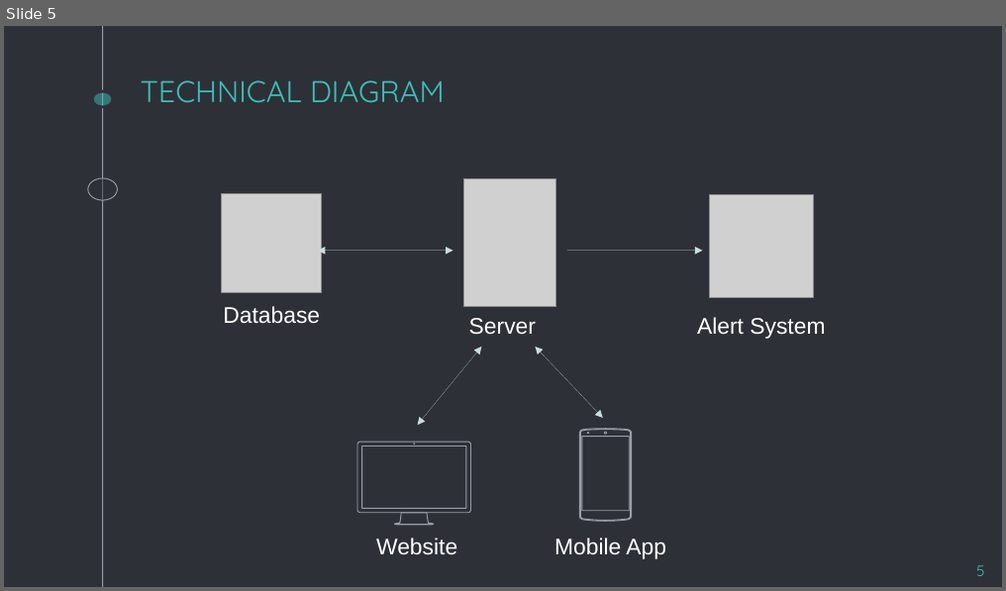
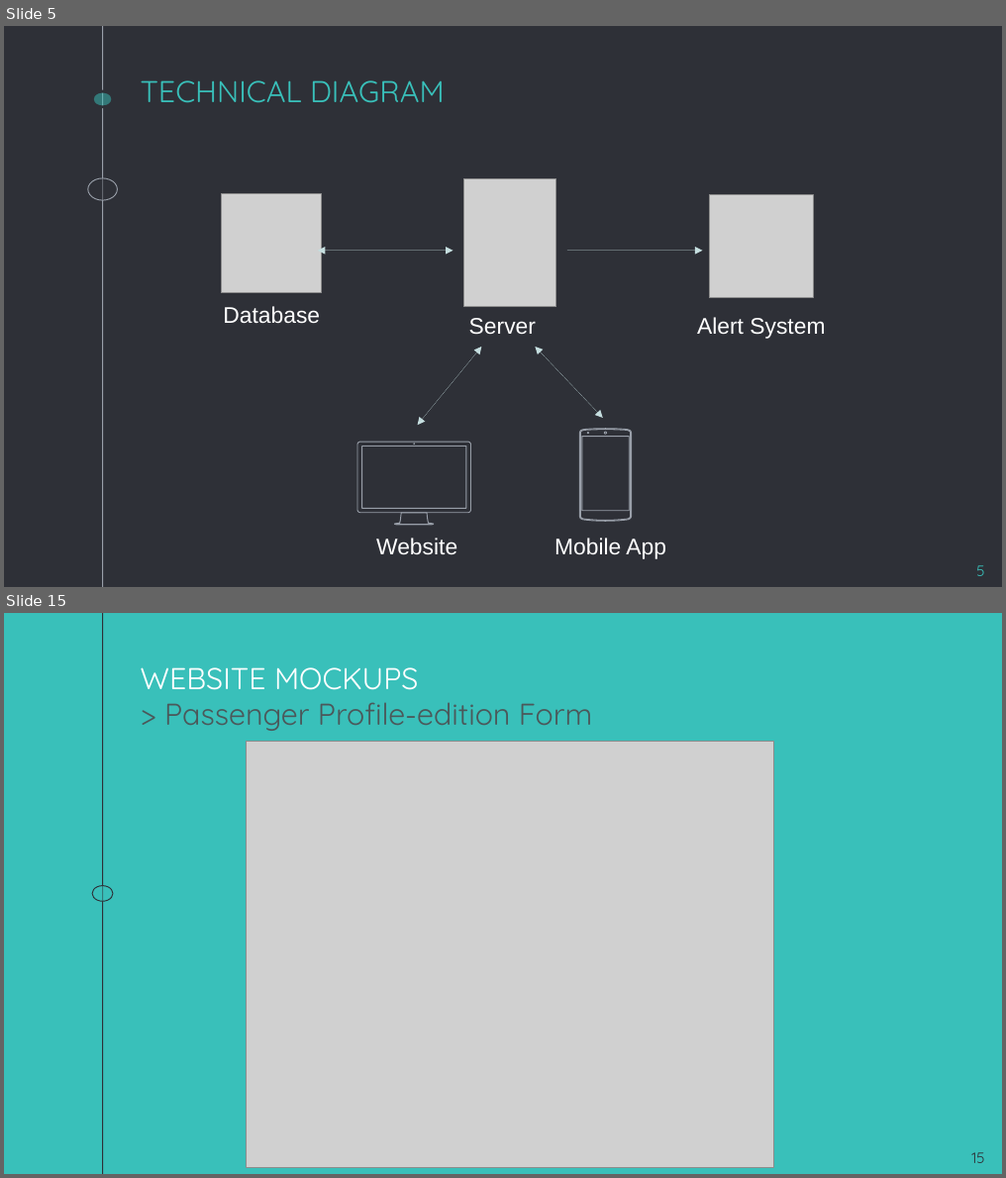
Before and after one commit to andressito/ProjetGLA2019, a slide deck: Projet/Rapport/TD4_GL_G1.odp. Shown one above the other, each under a label of ours: slide 5 before the commit, slides 5 and 15 after it; the slides between them are not shown. The pictures are 1006x591 and 1006x1178 pixels, drawn with LibreOffice and Linux fonts; fonts in the diff are those of the drawing; grey boxes stand for pictures. Boxes give left, top, right and bottom in pixels: in the first picture for what was removed or moved away, otherwise in the second. Text is boxed around its words. In the diff, an @@ line names an element or a change of style, - is before the commit and + after.

```diff
--- a/Projet/Rapport/TD4_GL_G1.odp
+++ b/Projet/Rapport/TD4_GL_G1.odp
@@ slide 15 added at (4, 613, 1002, 1174), background #39C0BA @@
@@ line added from (103, 613) to (103, 1174), #2E3037 0.74 pt @@
@@ title added at (141, 667, 419, 690), 24 pt, text #FFFFFF @@
+WEBSITE MOCKUPS
@@ title added at (164, 702, 592, 731), 24 pt, text #4B585A @@
+> Passenger Profile-edition Form
@@ picture added at (247, 741, 774, 1168) @@
@@ ellipse added at (92, 885, 113, 901), fill #39C0BA at 50% opacity, outline #2E3037 0.74 pt @@
@@ page number added at (971, 1153, 984, 1163), 12 pt, text #2E3037 @@
+15
```
Also in this commit, not shown: 3 slides changed, 26 other slides added, 1 slide removed, 1 other file.
